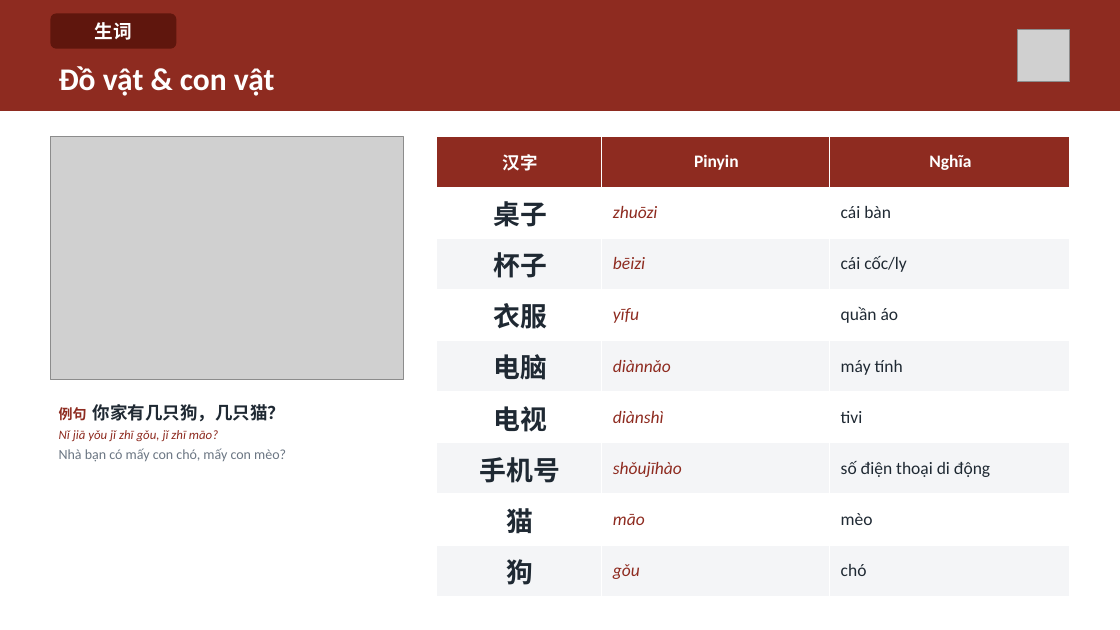
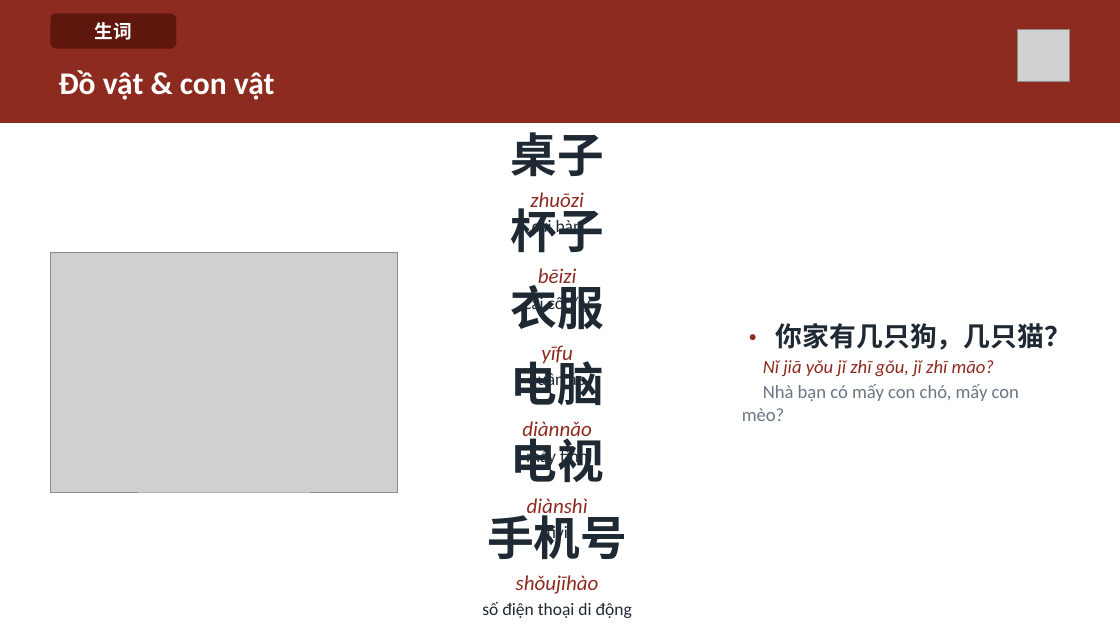
Before and after one commit to HuyenNguyen911/chinese-learning-os, a slide deck: slide 28 of output/Giáo trình 3.0/hsk1/buoi16_ontap/slide2_tuvung/Buoi-16-P2-Tuvung.pptx (slide 21 before the commit). Drawn at 1120x630 pixels with LibreOffice and Linux fonts; fonts in the diff are those of the drawing; grey boxes stand for pictures. Boxes give left, top, right and bottom in pixels: in the first picture for what was removed or moved away, otherwise in the second. Text is boxed around its words. In the diff, an @@ line names an element or a change of style, - is before the commit and + after.

```diff
--- a/output/Giáo trình 3.0/hsk1/buoi16_ontap/slide2_tuvung/Buoi-16-P2-Tuvung.pptx
+++ b/output/Giáo trình 3.0/hsk1/buoi16_ontap/slide2_tuvung/Buoi-16-P2-Tuvung.pptx
@@ rectangle resized from (x1=0, y1=0, x2=1120, y2=111) to (x1=0, y1=0, x2=1120, y2=123) @@
@@ text "Đồ vật & con vật" moved from (x1=59, y1=66, x2=275, y2=96) to (x1=59, y1=70, x2=275, y2=100) @@
@@ table removed at (x1=437, y1=136, x2=1070, y2=597), 9 rows, 3 columns @@
-汉字 | Pinyin | Nghĩa
-桌子 | zhuōzi | cái bàn
-杯子 | bēizi | cái cốc/ly
-衣服 | yīfu | quần áo
-电脑 | diànnǎo | máy tính
-电视 | diànshì | tivi
-手机号 | shǒujīhào | số điện thoại di động
-猫 | māo | mèo
-狗 | gǒu | chó
@@ text added at (x1=511, y1=132, x2=604, y2=237), 18 pt, text #1F2933 @@
+桌子
+zhuōzi
+cái bàn
@@ text "• 你家有几只狗，几只猫？" moved from (x1=59, y1=404, x2=286, y2=462) to (x1=742, y1=323, x2=1071, y2=421) @@
@@ text "• 你家有几只狗，几只猫？" at (x1=742, y1=323, x2=1071, y2=421): vertical alignment top to middle @@
@@ text added at (x1=511, y1=201, x2=604, y2=313), 15 pt, text #1F2933 @@
+杯子
+bēizi
+cái cốc/ly
@@ picture resized from (x1=50, y1=136, x2=403, y2=380) to (x1=50, y1=252, x2=397, y2=492) @@
@@ text added at (x1=511, y1=277, x2=604, y2=390), 15 pt, text #1F2933 @@
+衣服
+yīfu
+quần áo
@@ text at (x1=776, y1=323, x2=1071, y2=350): text changed; size 15 to 23 pt @@
-例句 你家有几只狗，几只猫？
+• 你家有几只狗，几只猫？
@@ text added at (x1=511, y1=354, x2=604, y2=466), 18 pt, text #1F2933 @@
+电脑
+diànnǎo
+máy tính
@@ text at (x1=742, y1=360, x2=1019, y2=421): size 11 to 16 pt in "Nǐ jiā yǒu jǐ zhī gǒu, jǐ ..."; size 12 to 16 pt in "Nhà bạn có mấy con chó, mấy ..."; less space between paragraphs @@
@@ text added at (x1=511, y1=430, x2=604, y2=543), 18 pt, text #8E2B20, italic @@
+电视
+diànshì
+tivi
@@ text added at (x1=482, y1=507, x2=632, y2=618), 15 pt, text #1F2933 @@
+手机号
+shǒujīhào
+số điện thoại di động
```
Also in this commit, not shown: 37 other slides changed, 14 slides added, 52 other files.
